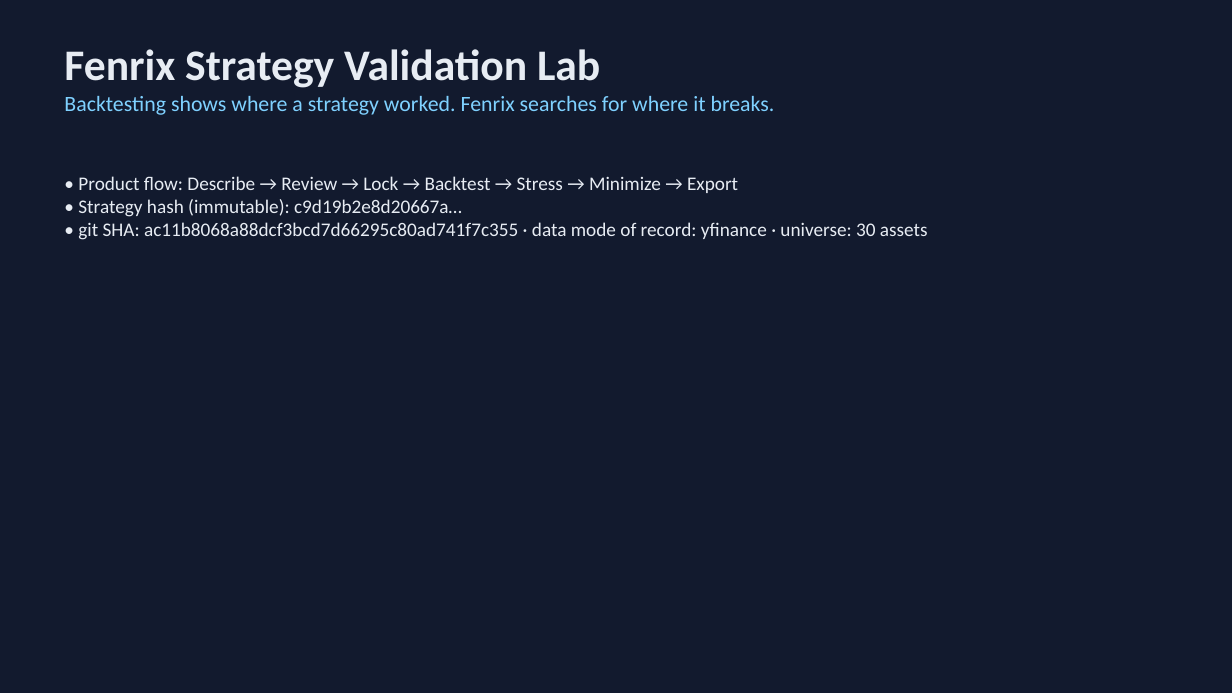
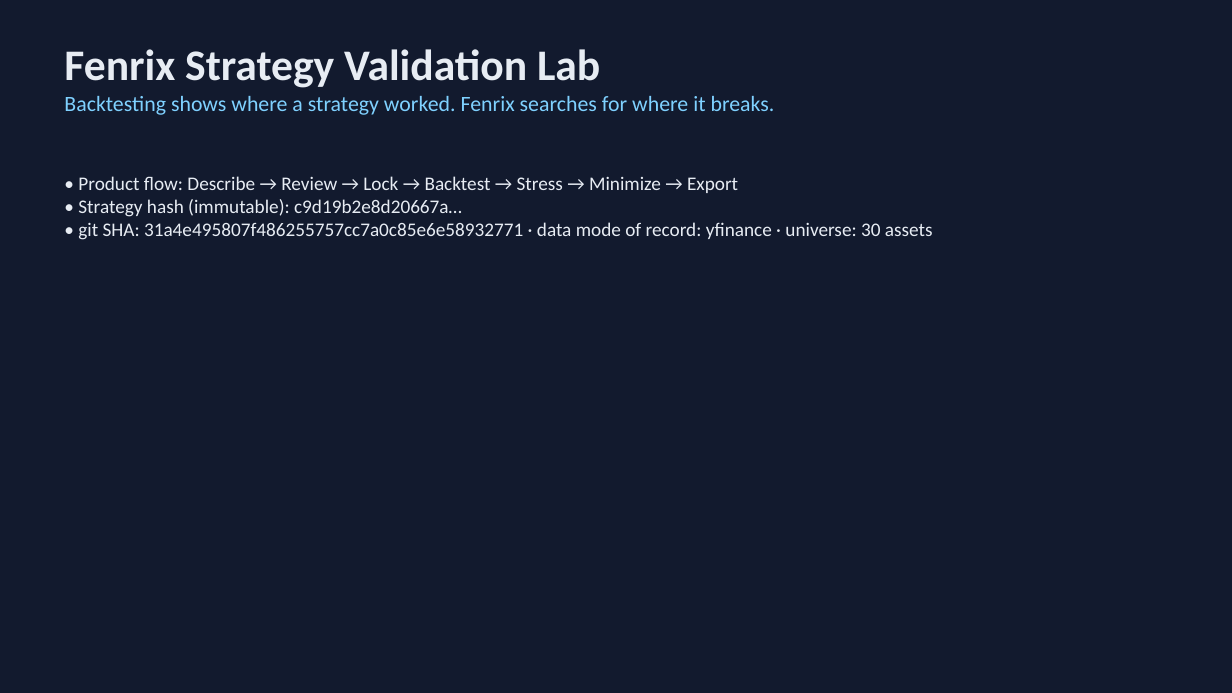
Before and after one commit to Scott-Switzer/market-fuzzer, a slide deck: slide 1 of app/static/pitch-deck/fenrix_deck.pptx. Drawn at 1232x693 pixels with LibreOffice and Linux fonts; fonts in the diff are those of the drawing. Boxes give left, top, right and bottom in pixels: in the first picture for what was removed or moved away, otherwise in the second. Text is boxed around its words. In the diff, an @@ line names an element or a change of style, - is before the commit and + after.

```diff
--- a/app/static/pitch-deck/fenrix_deck.pptx
+++ b/app/static/pitch-deck/fenrix_deck.pptx
@@ text at [78, 222, 933, 240]: text changed @@
-• git SHA: ac11b8068a88dcf3bcd7d66295c80ad741f7c355 · data mode of record: yfinance · universe: 30 assets
+• git SHA: 31a4e495807f486255757cc7a0c85e6e58932771 · data mode of record: yfinance · universe: 30 assets
```
Also in this commit, not shown: 3 other slides changed, 12 other files.
